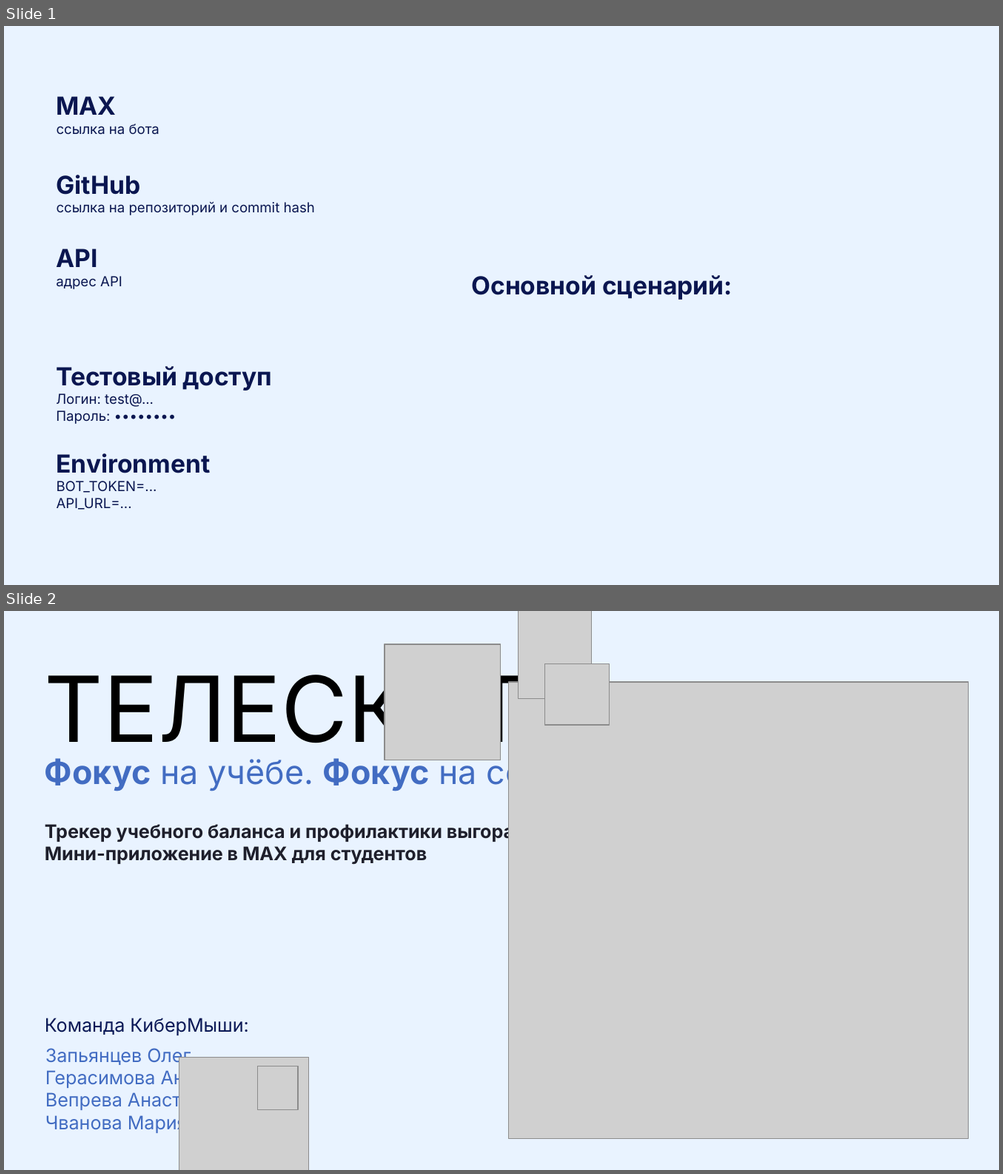
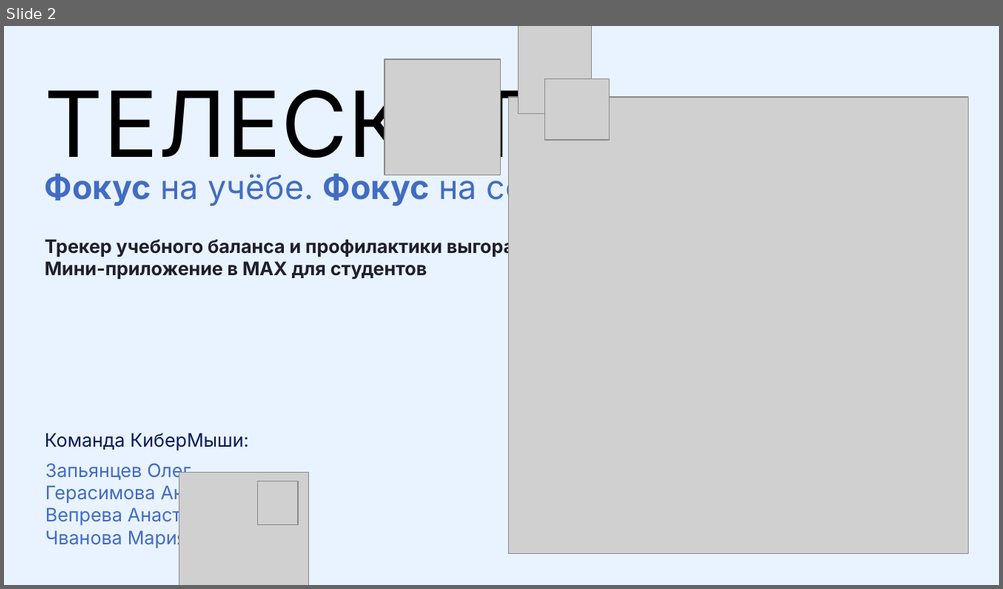
Before and after one commit to W0LIF/max_bot, a slide deck: Хакатон_Кибермыши (2).pptx. Shown one above the other, each under a label of ours: slides 1 and 2 before the commit, slide 2 after it. The pictures are 1003x1174 and 1003x589 pixels, drawn with LibreOffice and Linux fonts; fonts in the diff are those of the drawing; grey boxes stand for pictures. Boxes give left, top, right and bottom in pixels: in the first picture for what was removed or moved away, otherwise in the second. Text is boxed around its words. In the diff, an @@ line names an element or a change of style, - is before the commit and + after.

```diff
--- a/Хакатон_Кибермыши (2).pptx
+++ b/Хакатон_Кибермыши (2).pptx
@@ slide 1 removed at (x1=4, y1=26, x2=999, y2=585), background #E9F3FF @@
@@ text removed at (x1=57, y1=96, x2=159, y2=135) @@
-MAX
-ссылка на бота
@@ text removed at (x1=57, y1=175, x2=315, y2=215) @@
-GitHub
-ссылка на репозиторий и commit hash
@@ text removed at (x1=56, y1=249, x2=122, y2=289) @@
-API
-адрес API
@@ text removed at (x1=471, y1=275, x2=732, y2=300) @@
-Основной сценарий:
@@ text removed at (x1=56, y1=366, x2=272, y2=424) @@
-Тестовый доступ
-Логин: test@...
-Пароль: ••••••••
@@ text removed at (x1=57, y1=454, x2=210, y2=510) @@
-Environment
-BOT_TOKEN=...
-API_URL=...
```
Also in this commit, not shown: 4 slides changed, 1 slide added, 15 other files.
